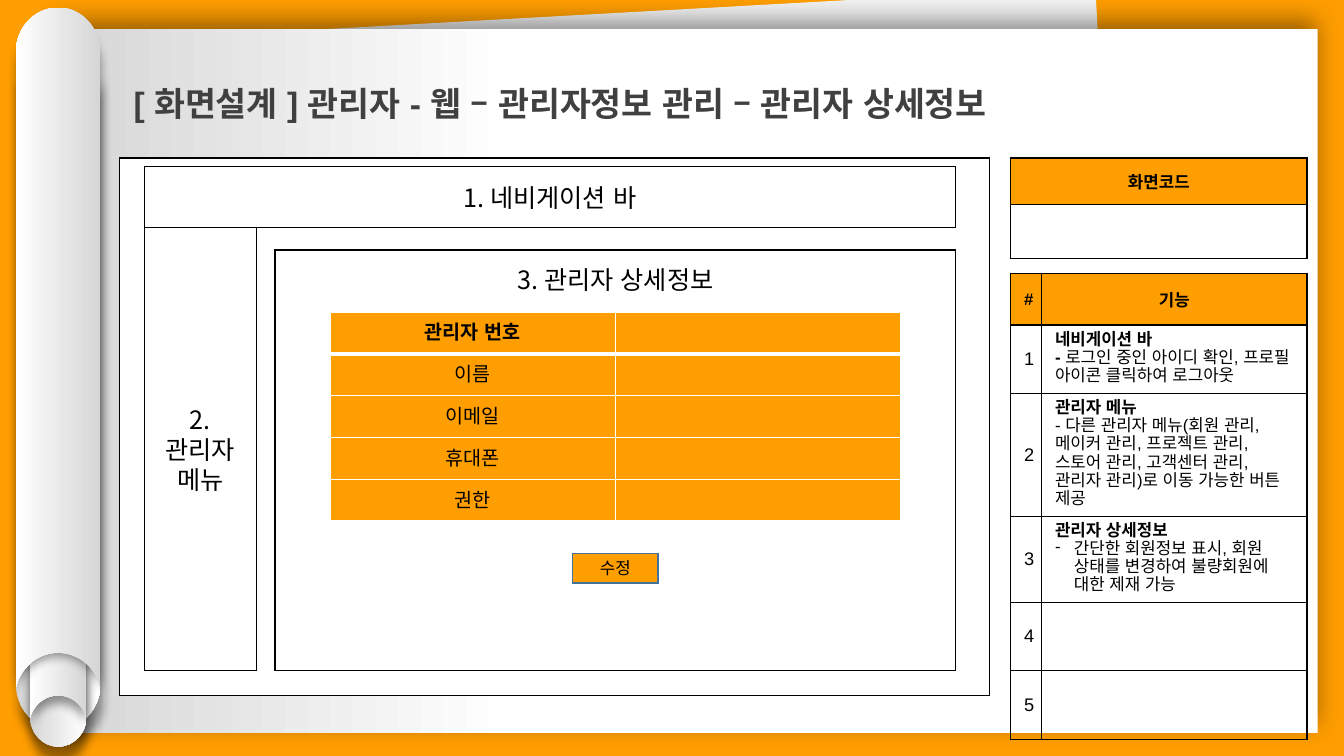
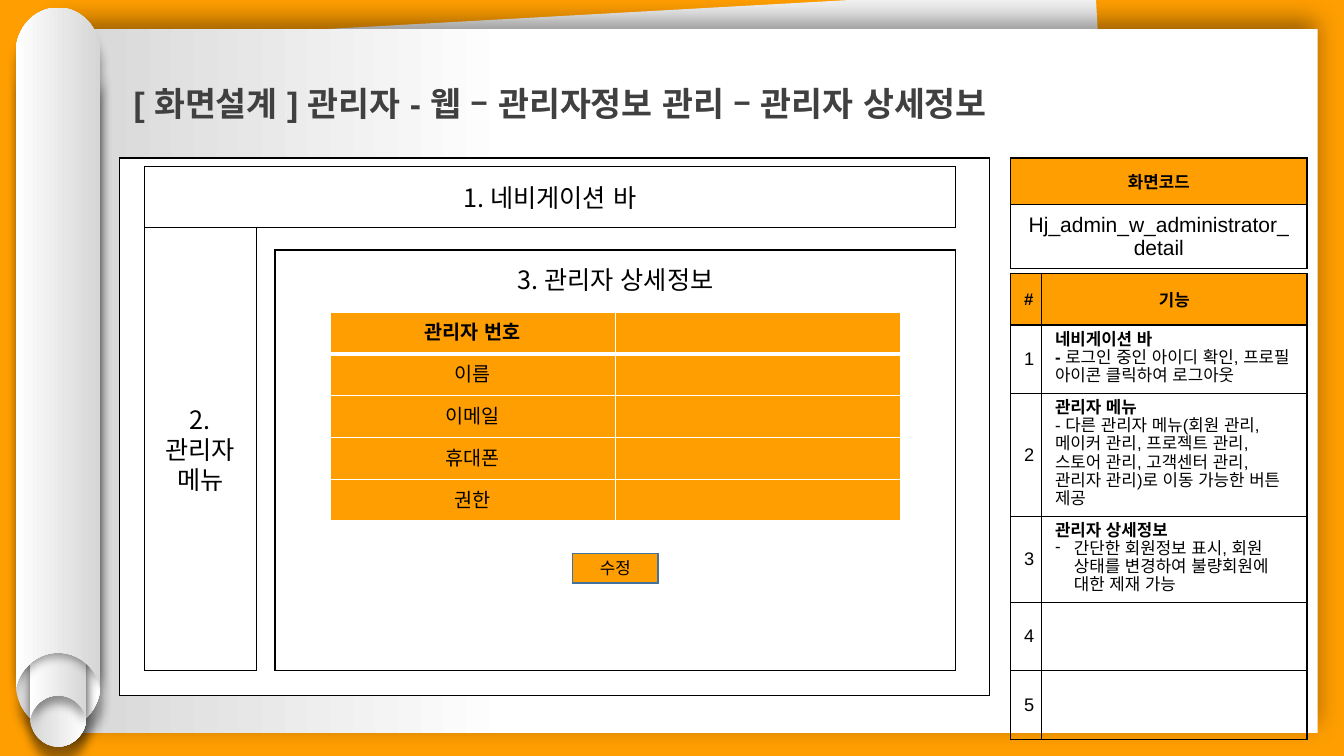
Before and after one commit to hhsw07/ezen-academy-projects, a slide deck: slide 14 of 0 발표용 파워포인트/project06 - 파워포인트 종합 - 형준.pptx. Drawn at 1344x756 pixels with LibreOffice and Linux fonts; fonts in the diff are those of the drawing. Boxes give left, top, right and bottom in pixels: in the first picture for what was removed or moved away, otherwise in the second. Text is boxed around its words. In the diff, an @@ line names an element or a change of style, - is before the commit and + after.

```diff
--- a/0 발표용 파워포인트/project06 - 파워포인트 종합 - 형준.pptx
+++ b/0 발표용 파워포인트/project06 - 파워포인트 종합 - 형준.pptx
@@ table at (x1=1011, y1=158, x2=1308, y2=269) @@
-row 2, column 1: 
+row 2, column 1: Hj_admin_w_administrator_detail
```
Also in this commit, not shown: 19 other slides changed.
